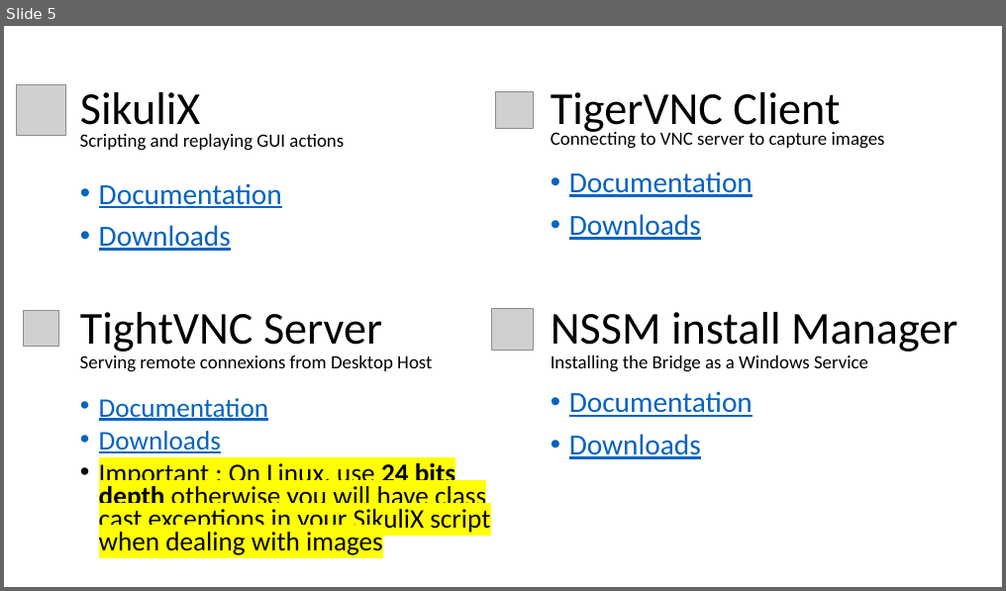
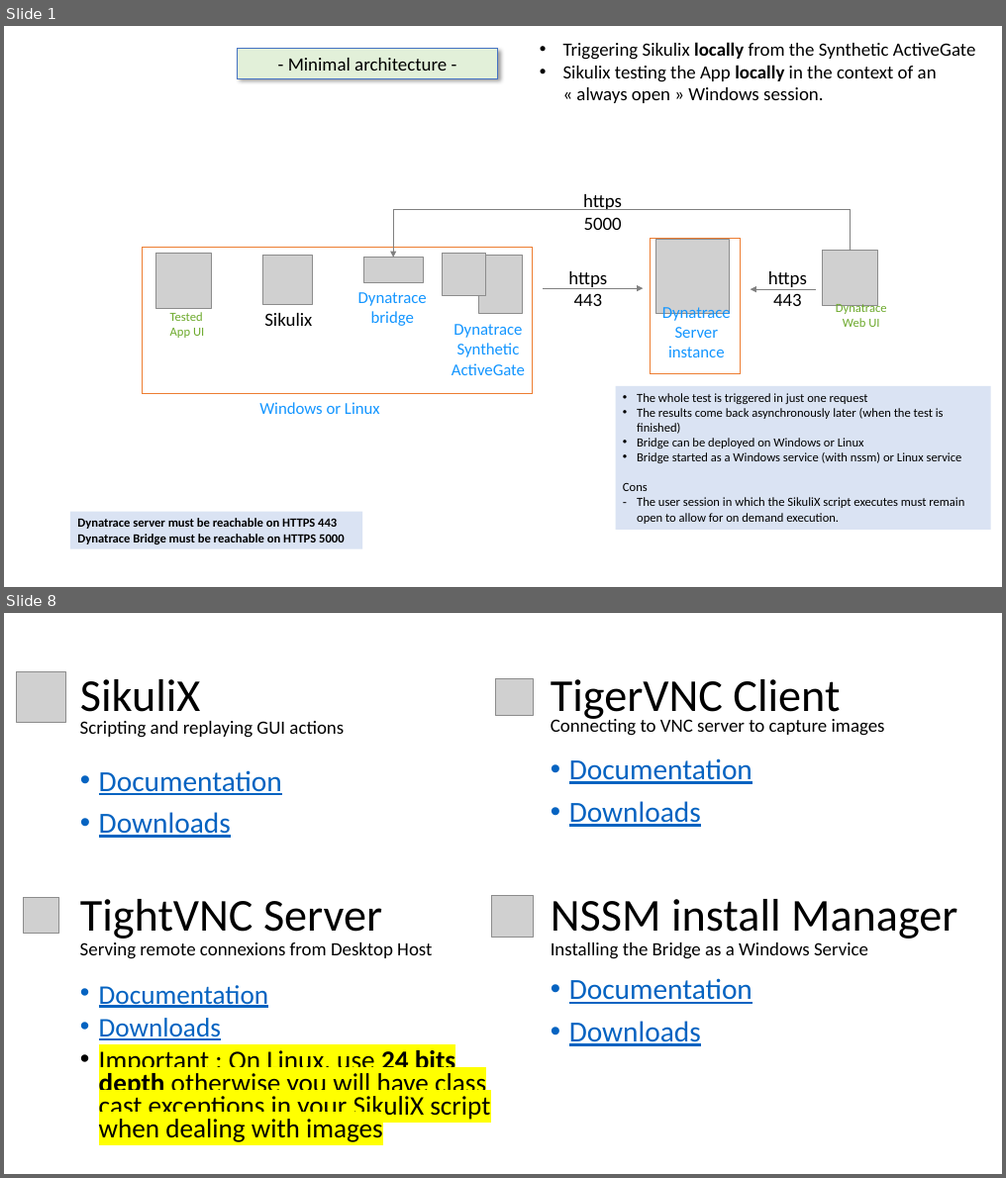
Before and after one commit to LO-RAN/dt_sikulix_bridge, a slide deck: documentation/dt_sikulix_bridge.pptx. Shown one above the other, each under a label of ours: slide 5 before the commit, slides 1 and 8 after it; the slides between them are not shown. The pictures are 1006x591 and 1006x1178 pixels, drawn with LibreOffice and Linux fonts; fonts in the diff are those of the drawing; grey boxes stand for pictures; background and template pictures are left out. Boxes give left, top, right and bottom in pixels: in the first picture for what was removed or moved away, otherwise in the second. Text is boxed around its words. In the diff, an @@ line names an element or a change of style, - is before the commit and + after.

Commit message:
update doc to better explain # architecture scenarii

```diff
--- a/documentation/dt_sikulix_bridge.pptx
+++ b/documentation/dt_sikulix_bridge.pptx
@@ slide 1 added at [4,26,1002,587], background #FFFFFF @@
@@ rectangle added at [238,49,498,78], fill #E2F0D9, outline #4472C4 0.75 pt, 18 pt, text #000000 @@
+- Minimal architecture -
@@ text added at [563,42,976,103], 18 pt, text #000000 @@
+• Triggering Sikulix locally from the Synthetic ActiveGate
+• Sikulix testing the App locally in the context of an « always open » Windows session.
@@ text added at [583,194,622,230], 18 pt, text #000000 @@
+https 5000
@@ elbow arrow added from (849, 251) to (393, 258), #808080 1 pt @@
@@ rectangle added at [143,248,533,393], outline #ED7D31 1 pt @@
@@ picture added at [156,253,211,308] @@
@@ picture added at [262,255,313,305] @@
@@ picture added at [363,258,423,283] @@
@@ picture added at [443,253,486,296] @@
@@ picture added at [478,255,523,313] @@
@@ rectangle added at [650,239,741,374], outline #ED7D31 1 pt @@
@@ picture added at [655,240,730,313] @@
@@ picture added at [823,251,877,306] @@
@@ text added at [358,292,427,326], 16 pt, text #1496FF @@
+Dynatrace
+bridge
@@ arrow added from (543, 288) to (644, 288), #808080 1 pt @@
@@ text added at [568,272,607,306], 18 pt, text #000000 @@
+https 443
@@ arrow added from (816, 289) to (750, 289), #808080 1 pt @@
@@ text added at [768,272,807,306], 18 pt, text #000000 @@
+https 443
@@ text added at [170,312,204,338], 12 pt, text #6EAA2E @@
+Tested App UI
@@ text added at [264,313,312,326], 18 pt, text #000000 @@
+Sikulix
@@ text added at [662,304,731,358], 16 pt, text #1496FF @@
+Dynatrace
+Server
+instance
@@ text added at [836,301,887,327], 12 pt, text #6EAA2E @@
+Dynatrace Web UI
@@ text added at [451,324,525,375], 16 pt, text #1496FF @@
+Dynatrace
+Synthetic
+ActiveGate
@@ text added at [259,402,380,414], 16 pt, text #1496FF @@
+Windows or Linux
@@ rectangle added at [616,386,991,530], fill #DAE3F3, 12 pt, text #000000 @@
+• The whole test is triggered in just one request
+• The results come back asynchronously later (when the test is finished)
+• Bridge can be deployed on Windows or Linux
+• Bridge started as a Windows service (with nssm) or Linux service
+Cons
+– The user session in which the SikuliX script executes must remain open to allow for on demand execution.
@@ rectangle added at [70,512,362,550], fill #DAE3F3, 12 pt, text #000000, bold @@
+Dynatrace server must be reachable on HTTPS 443
+Dynatrace Bridge must be reachable on HTTPS 5000
@@ what was slide 5 is now slide 8 @@
```
Also in this commit, not shown: 7 slides changed, 1 other slide added, 1 other file.
